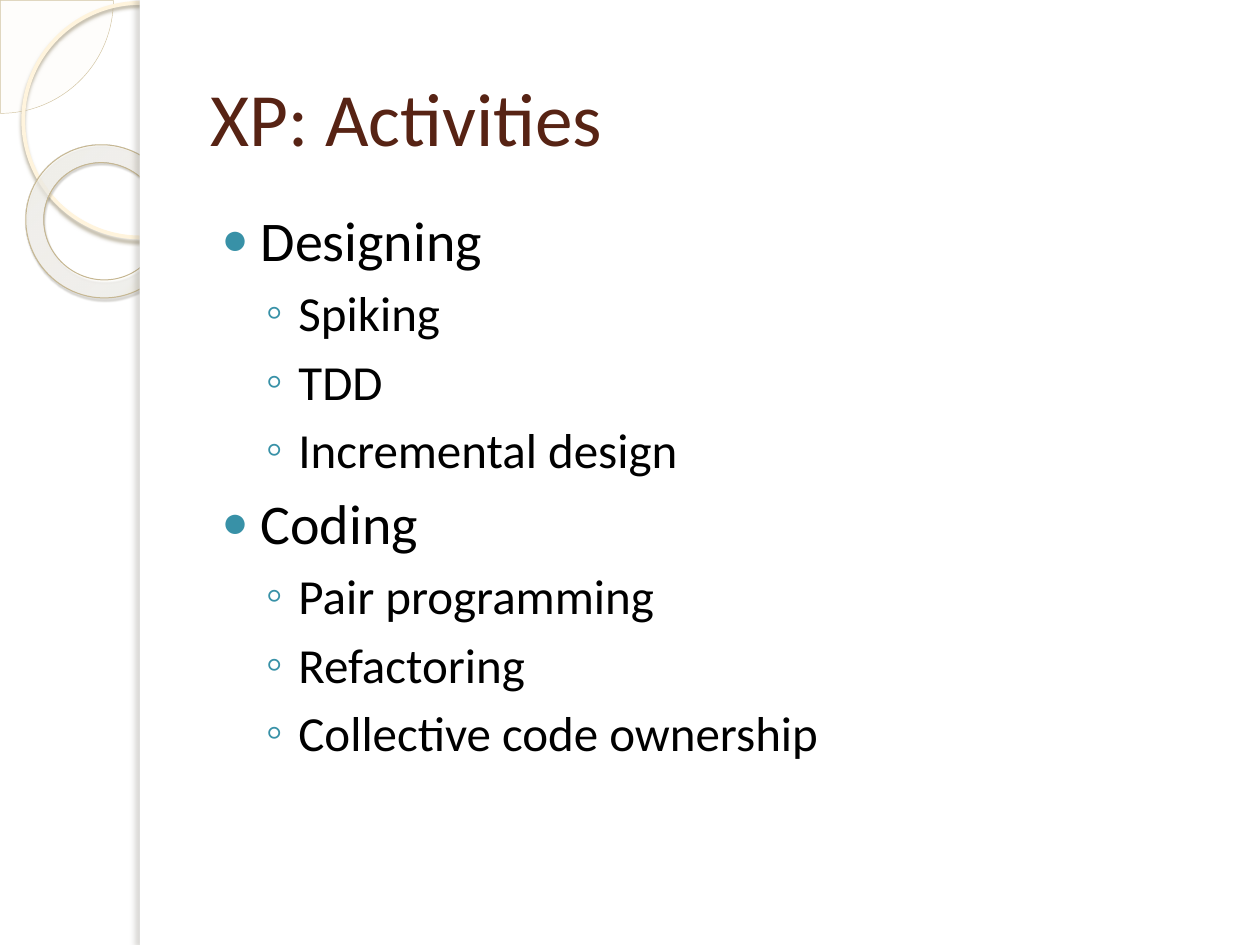
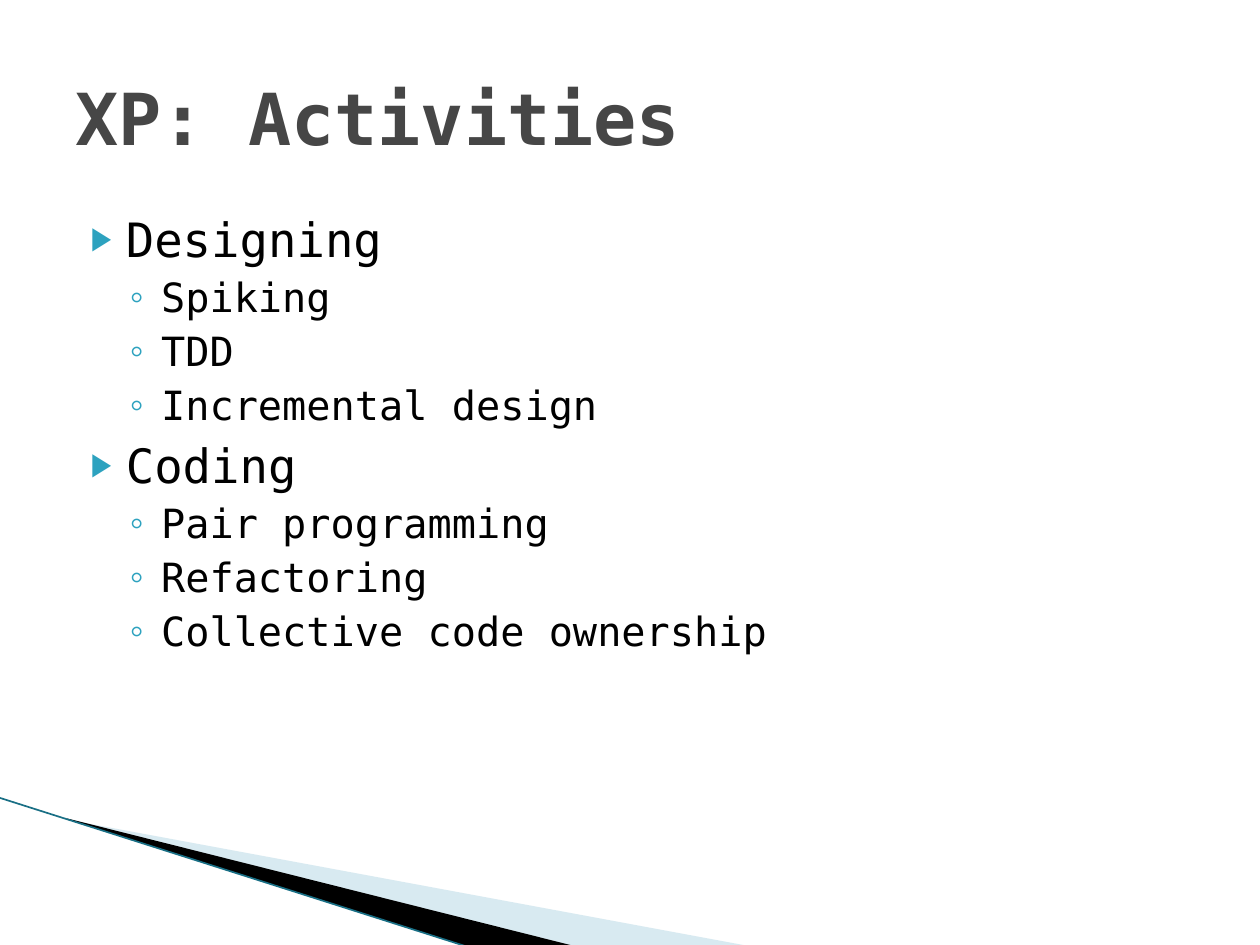
Before and after one commit to michelgrootjans/foresee, a slide deck: slide 9 of Agile.net/ScrumAndXp.pptx (slide 6 before the commit). Drawn at 1260x945 pixels with LibreOffice and Linux fonts; fonts in the diff are those of the drawing; background and template pictures are left out. Boxes give left, top, right and bottom in pixels: in the first picture for what was removed or moved away, otherwise in the second. Text is boxed around its words. In the diff, an @@ line names an element or a change of style, - is before the commit and + after.

```diff
--- a/Agile.net/ScrumAndXp.pptx
+++ b/Agile.net/ScrumAndXp.pptx
@@ pie slice (boxed as its full ellipse) removed at (0, 0, 113, 113) @@
@@ ellipse removed at (23, 3, 257, 237) @@
@@ rectangle removed at (140, 0, 1260, 945) @@
@@ rectangle removed at (140, 0, 150, 945) @@
@@ title "XP: Activities": place and size @@
-title "XP: Activities" at (210, 94, 602, 147)
+title "XP: Activities" at (75, 87, 680, 146)
@@ title "XP: Activities" at (75, 87, 680, 146): size 43 to 41 pt, font Calibri to DejaVu Sans Mono, text colour #572314 to #464646, bold on @@
@@ donut removed at (0, 113, 211, 329) @@
@@ text "Designing": place and size @@
-text "Designing" at (261, 222, 818, 759)
+text "Designing" at (126, 221, 767, 655)
@@ text "Designing" at (126, 221, 767, 655): size 32 to 27 pt in "Designing", "Coding"; font Calibri to DejaVu Sans Mono; size 28 to 23 pt in "Spiking", "TDD", "Incremental design", "Pair programming" and 2 more places; bullet ● to ▶; less space between paragraphs; bullet colour #3891A7 to #2DA2BF; indent changed @@
@@ line added from (0, 798) to (467, 945), #97C5D8 0.95 pt @@
@@ freeform shape added at (67, 818, 576, 945), fill #000000 @@
@@ freeform shape added at (69, 819, 750, 945), fill #A0CBDC at 40% opacity @@
```
Also in this commit, not shown: 4 other slides changed, 4 slides added, 1 slide removed.
